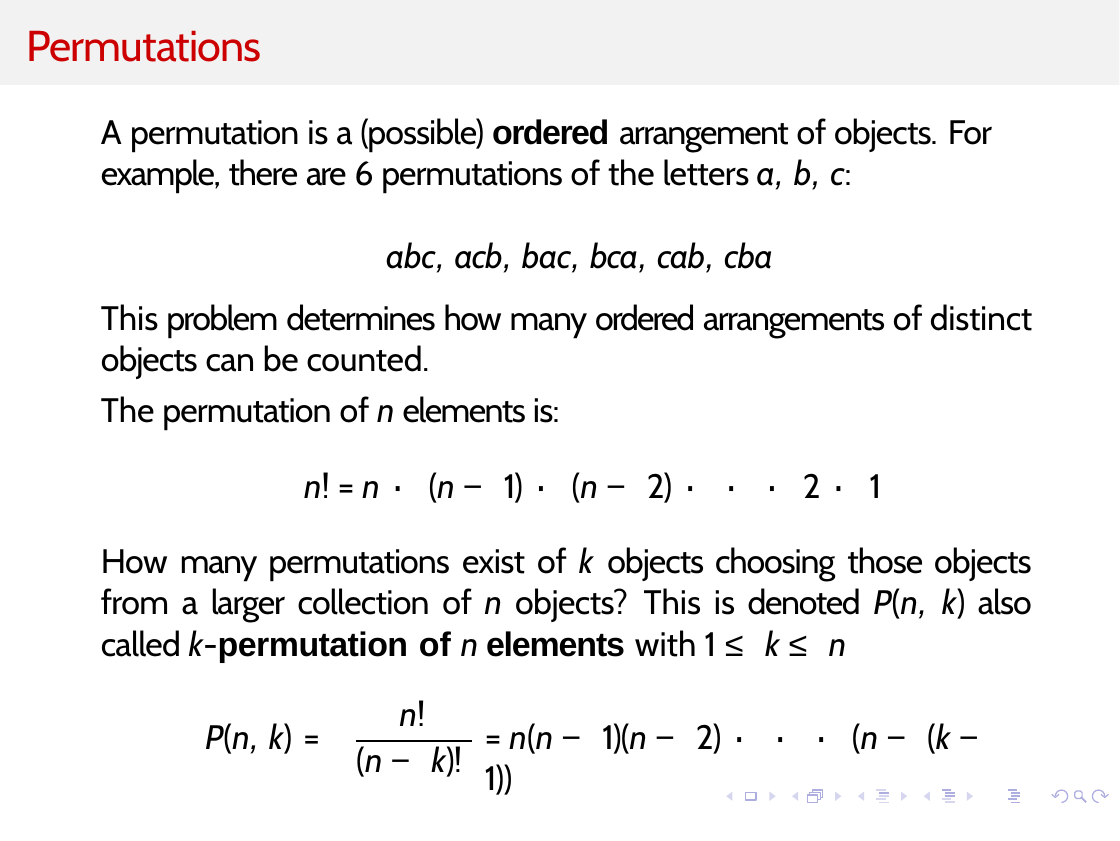
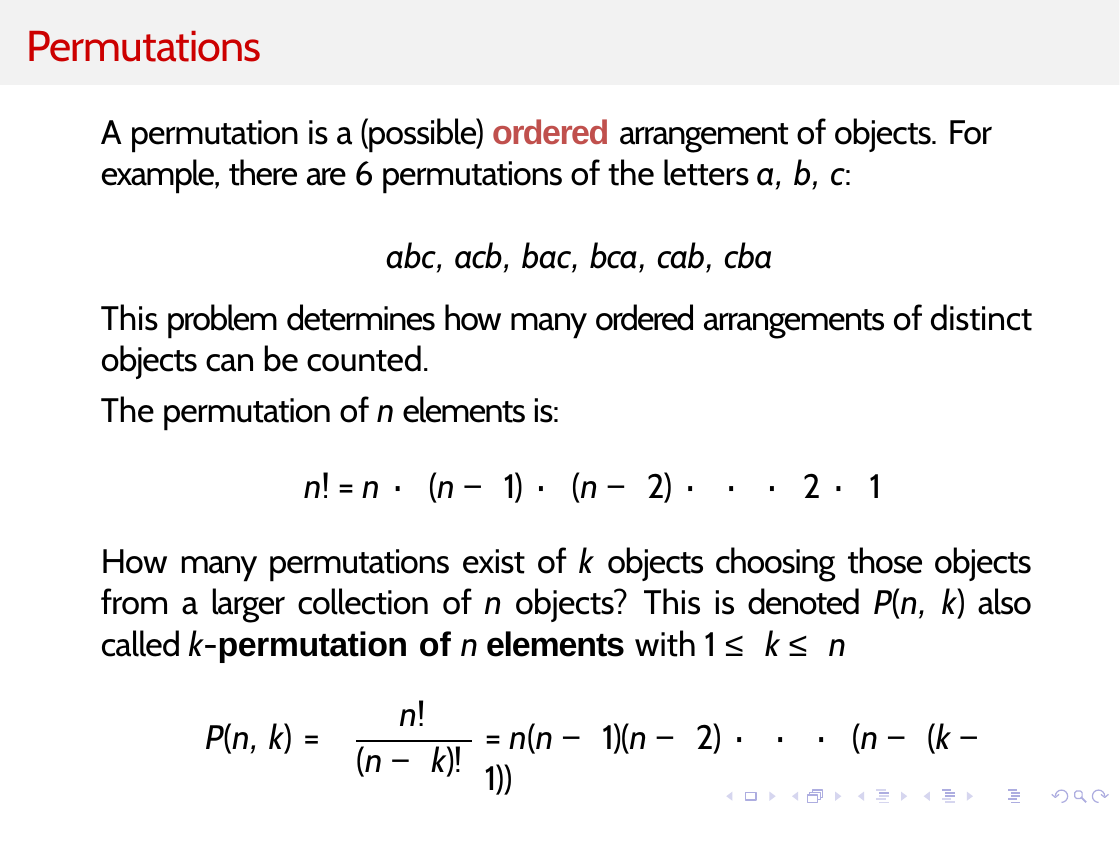
Before and after one commit to kevinsuo/kevinsuo.github.io, a slide deck: slide 14 of teaching/2026Summer/5070/Slides/3.pptx. Drawn at 1120x841 pixels with LibreOffice and Linux fonts; fonts in the diff are those of the drawing; background and template pictures are left out. Boxes give left, top, right and bottom in pixels: in the first picture for what was removed or moved away, otherwise in the second. Text is boxed around its words. In the diff, an @@ line names an element or a change of style, - is before the commit and + after.

```diff
--- a/teaching/2026Summer/5070/Slides/3.pptx
+++ b/teaching/2026Summer/5070/Slides/3.pptx
@@ text at [101,118,992,193]: text colour #000000 to #C0504D in "ordered" @@
```
Also in this commit, not shown: 7 other slides changed, 2 other files.
